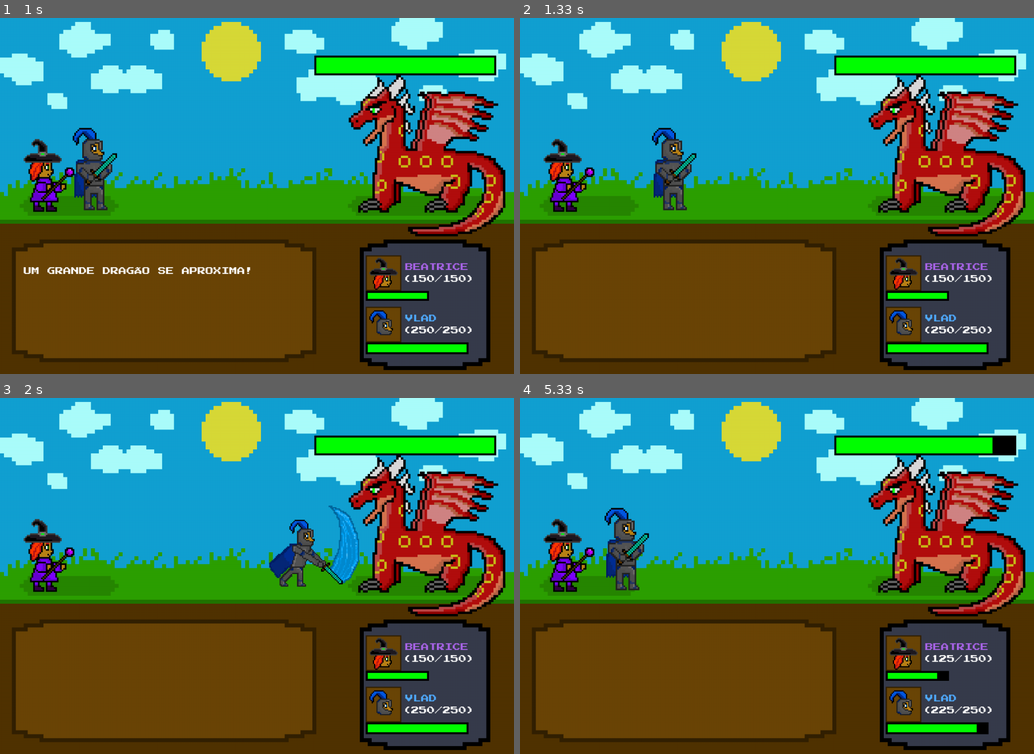
Above: before the commit, frames 1-4 (two rows, left to right).
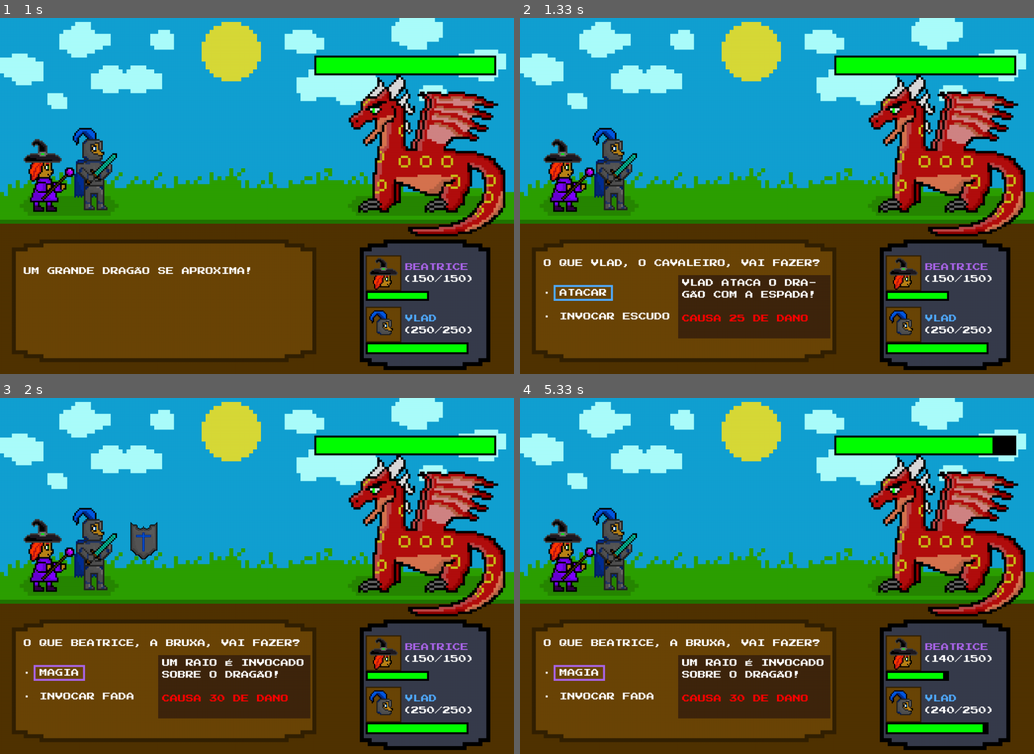
Above: after the commit, the same moments.

Repository: andrelsoaresf-prog/Projeto-Pygame
Game: pygame game, started from main.py
Same seed, same stepped clock (60 frames per second), same inputs: the game is played once before the commit and once after it.
Inputs (mouse positions are in pixels of both pictures, inside the frame that each line leads up to):
- Up to frame 1 (1 s): click (257, 196) at 0.38 s; press the mouse at (257, 196) at 0.7 s; move the mouse to (282, 238) at 0.8 s; release the mouse at (303, 285) at 0.93 s
- Up to frame 2 (1.33 s): press the mouse at (777, 196) at 1.03 s; move the mouse to (694, 217) at 1.13 s; release the mouse at (612, 238) at 1.27 s
- Up to frame 3 (2 s): click "VLAD" at 1.38 s; press the mouse at (257, 576) at 1.7 s; move the mouse to (308, 543) at 1.8 s; release the mouse at (364, 511) at 1.93 s
- Up to frame 4 (5.33 s): press the mouse at (777, 576) at 2.03 s; move the mouse to (689, 615) at 2.13 s; release the mouse at (602, 657) at 2.27 s; tap Enter at 2.33, 4 s; press the mouse at (777, 576) at 2.7 s; move the mouse to (797, 618) at 2.8 s; release the mouse at (818, 665) at 2.93 s; hold Down 3.33-3.63 s; press the mouse at (777, 576) at 3.7 s; move the mouse to (797, 547) at 3.8 s; release the mouse at (812, 519) at 3.93 s; hold Down 4.73-5.1 s; press the mouse at (777, 576) at 5.17 s; move the mouse to (823, 604) at 5.27 s

Frame 1 is identical in both runs. In frame 2, 8.8% of the frame differs, in the area x 4-61%, y 30-91%; in frame 3, 9.5%, in the area x 4-70%, y 30-91%; in frame 4, 8.0%.

Commit message:
criando a versão beta 1.0

Diff:
--- a/main.py
+++ b/main.py
@@ -57,7 +57,7 @@
 def main():
     pygame.init()
     pygame.mixer.init()
-    janela = pygame.display.set_mode((1300, 900))
+    janela = pygame.display.set_mode((1300, 900), pygame.SCALED)
     pygame.display.set_caption('2D1D, "2 DOIDOS E 1 DRAGÃO"')
 
     vlad_img = {
@@ -137,6 +137,7 @@
 
     clock = pygame.time.Clock()
     jogar = True
+    ultimo_clique = 0  # controle pra evitar clique duplicado (comum em telas touch)
 
     while jogar:
         for events in pygame.event.get():
@@ -144,17 +145,22 @@
                 jogar = False
 
             if events.type == pygame.MOUSEBUTTONDOWN:
+                agora = pygame.time.get_ticks()
+                if agora - ultimo_clique < 300:
+                    continue  # ignora clique repetido chegando rápido demais (double click do touch)
+                ultimo_clique = agora
+
                 if turno in ["menu", "historia", "inicio", "vlad_mensagem", "beatrice_mensagem", "dragao_mensagem",
                              "vlad_morto", "beatrice_morta", "herois_mortos", "dragao_morto", "perdeu"]:
                     pygame.event.post(pygame.event.Event(pygame.KEYDOWN, key=pygame.K_RETURN))
 
-            elif turno == "vlad_escolha" or turno == "beatrice_escolha":
-                pos = pygame.mouse.get_pos()
-                if pos[1] > 700:
-                    escolha = 1
-                else:
-                    escolha = 0
-                pygame.event.post(pygame.event.Event(pygame.KEYDOWN, key=pygame.K_RETURN))
+                elif turno == "vlad_escolha" or turno == "beatrice_escolha":
+                    pos = pygame.mouse.get_pos()
+                    if pos[1] > 700:
+                        escolha = 1
+                    else:
+                        escolha = 0
+                    pygame.event.post(pygame.event.Event(pygame.KEYDOWN, key=pygame.K_RETURN))
 
             if events.type == pygame.KEYDOWN:
                 if turno == "menu" or turno == "ganhou":
